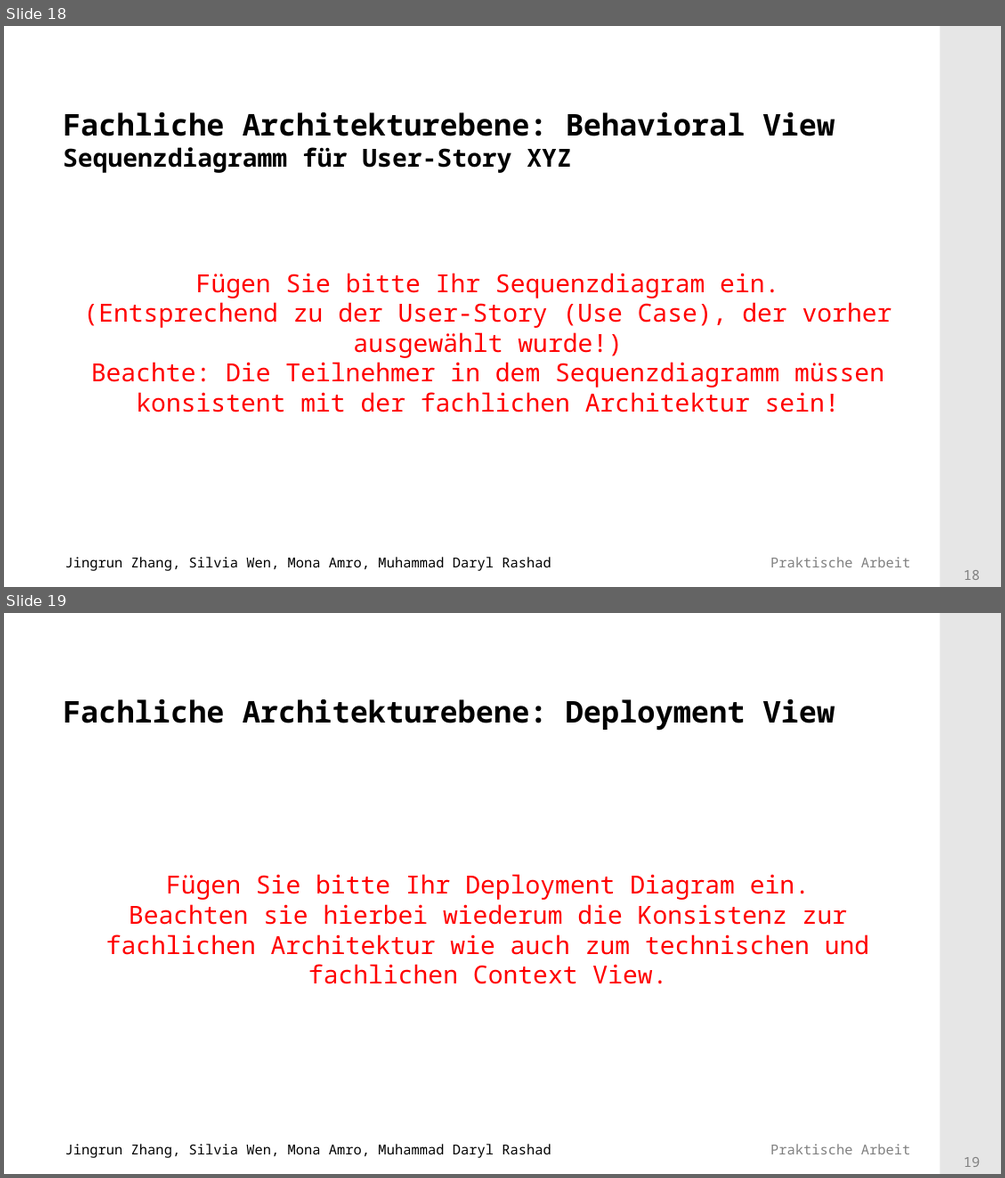
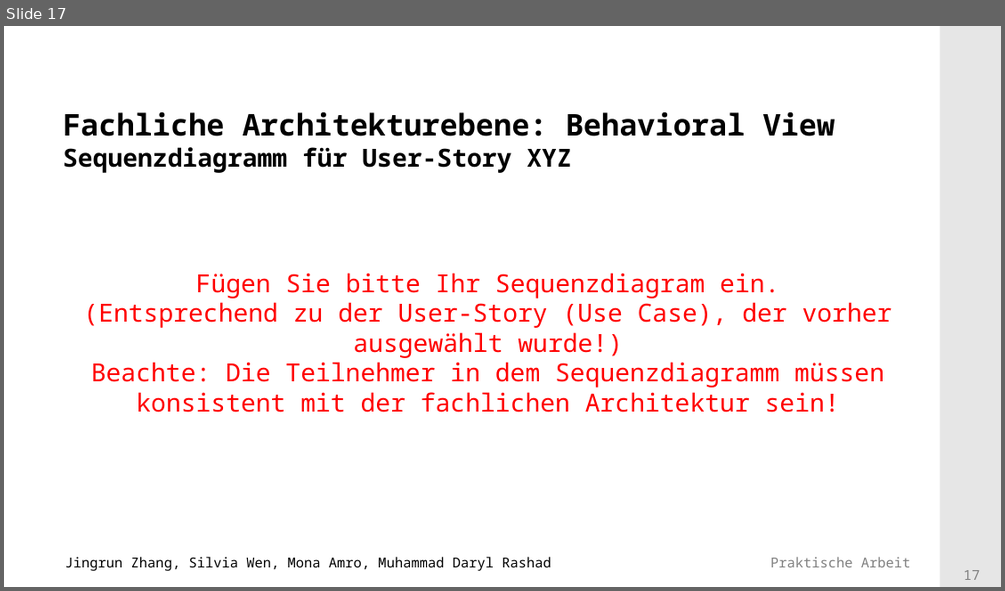
Before and after one commit to Mufasaxi/SimpleBank, a slide deck: architecture/Vorlage_Praesentation_2022 _2_2_OOD.pptx. Shown one above the other, each under a label of ours: slides 18 and 19 before the commit, slide 17 after it. The pictures are 1005x1178 and 1005x591 pixels, drawn with LibreOffice and Linux fonts; fonts in the diff are those of the drawing; background and template pictures are left out. Boxes give left, top, right and bottom in pixels: in the first picture for what was removed or moved away, otherwise in the second. Text is boxed around its words. In the diff, an @@ line names an element or a change of style, - is before the commit and + after.

```diff
--- a/architecture/Vorlage_Praesentation_2022 _2_2_OOD.pptx
+++ b/architecture/Vorlage_Praesentation_2022 _2_2_OOD.pptx
@@ slide 19 removed at <box>4,613,1001,1174</box>, background #FFFFFF; not listed: 4 template elements that a slide beside it also shows @@
@@ title removed at <box>63,699,835,730</box> @@
-Fachliche Architekturebene: Deployment View
@@ text removed at <box>106,874,869,984</box> @@
-Fügen Sie bitte Ihr Deployment Diagram ein.
-Beachten sie hierbei wiederum die Konsistenz zur fachlichen Architektur wie auch zum technischen und fachlichen Context View.
@@ what was slide 18 is now slide 17 @@
@@ page number at <box>963,570,979,580</box>: text changed @@
-18
+17
```
Also in this commit, not shown: 4 slides changed, 3 slides added, 4 other slides removed, 5 other files.
